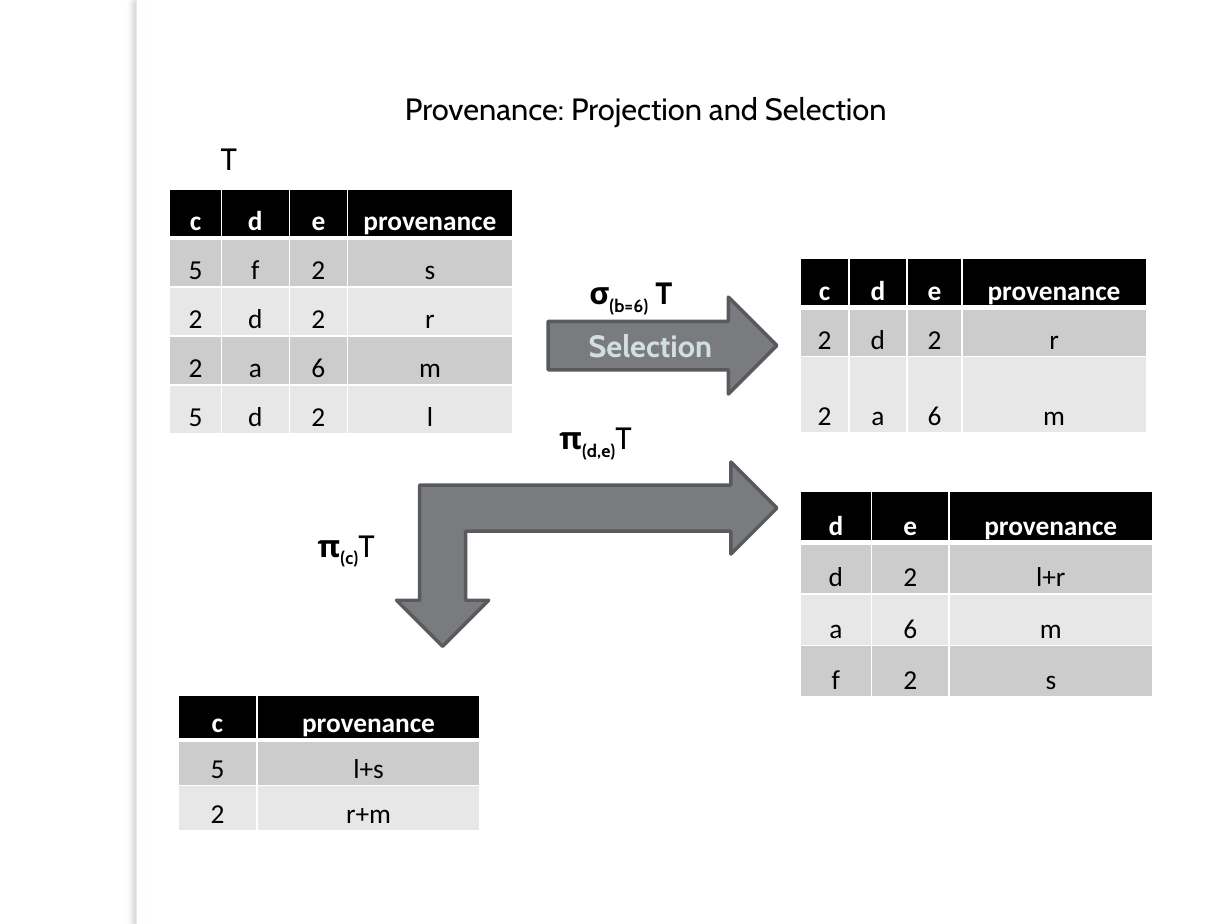
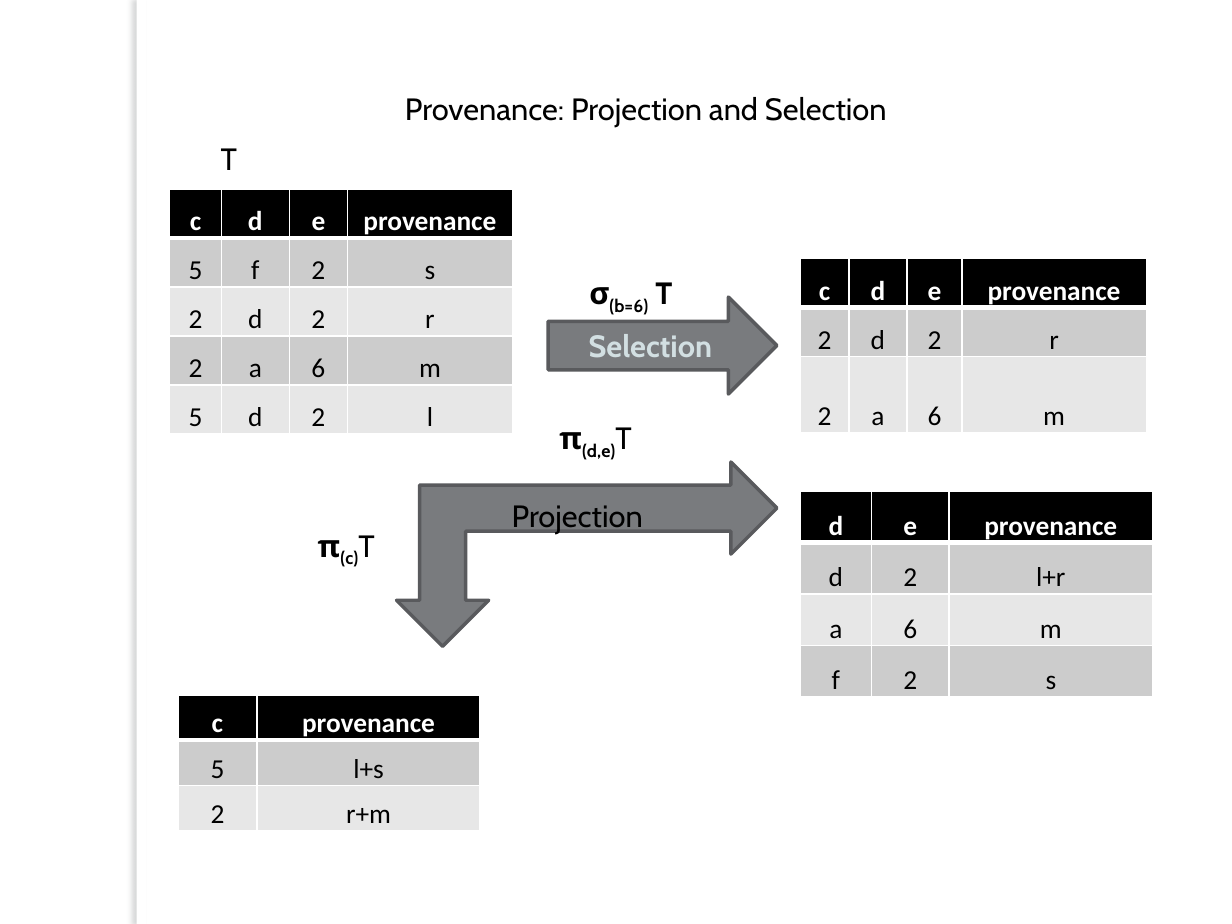
Before and after one commit to ZAsadi/MyRepository, a slide deck: slide 4 of Final_Presentation.pptx. Drawn at 1232x924 pixels with LibreOffice and Linux fonts; fonts in the diff are those of the drawing; background and template pictures are left out. Boxes give left, top, right and bottom in pixels: in the first picture for what was removed or moved away, otherwise in the second. Text is boxed around its words. In the diff, an @@ line names an element or a change of style, - is before the commit and + after.

```diff
--- a/Final_Presentation.pptx
+++ b/Final_Presentation.pptx
@@ text added at bbox=[512, 505, 643, 534], 18 pt, text #000000 @@
+Projection
```
Also in this commit, not shown: 3 other slides changed, 1 other file.
